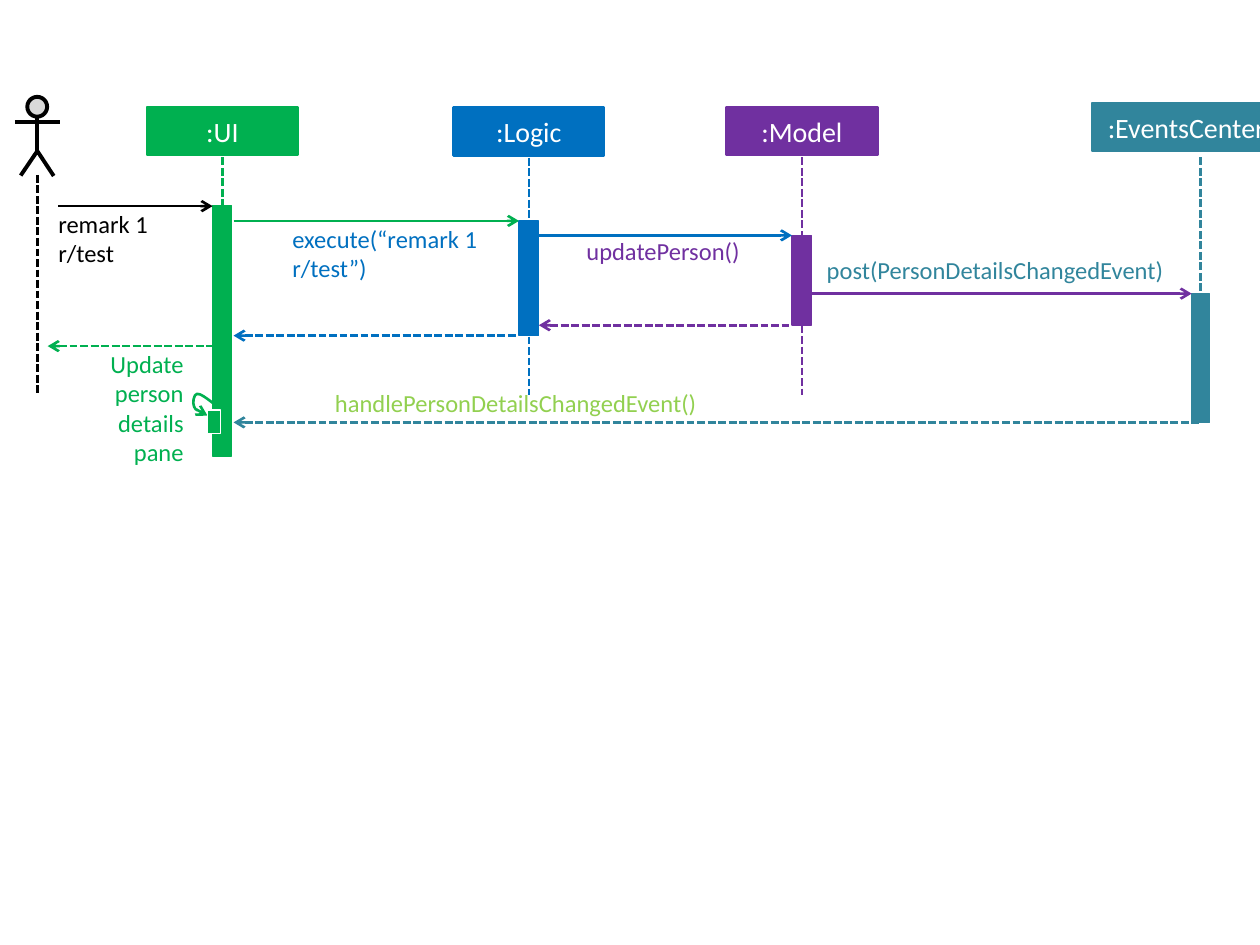
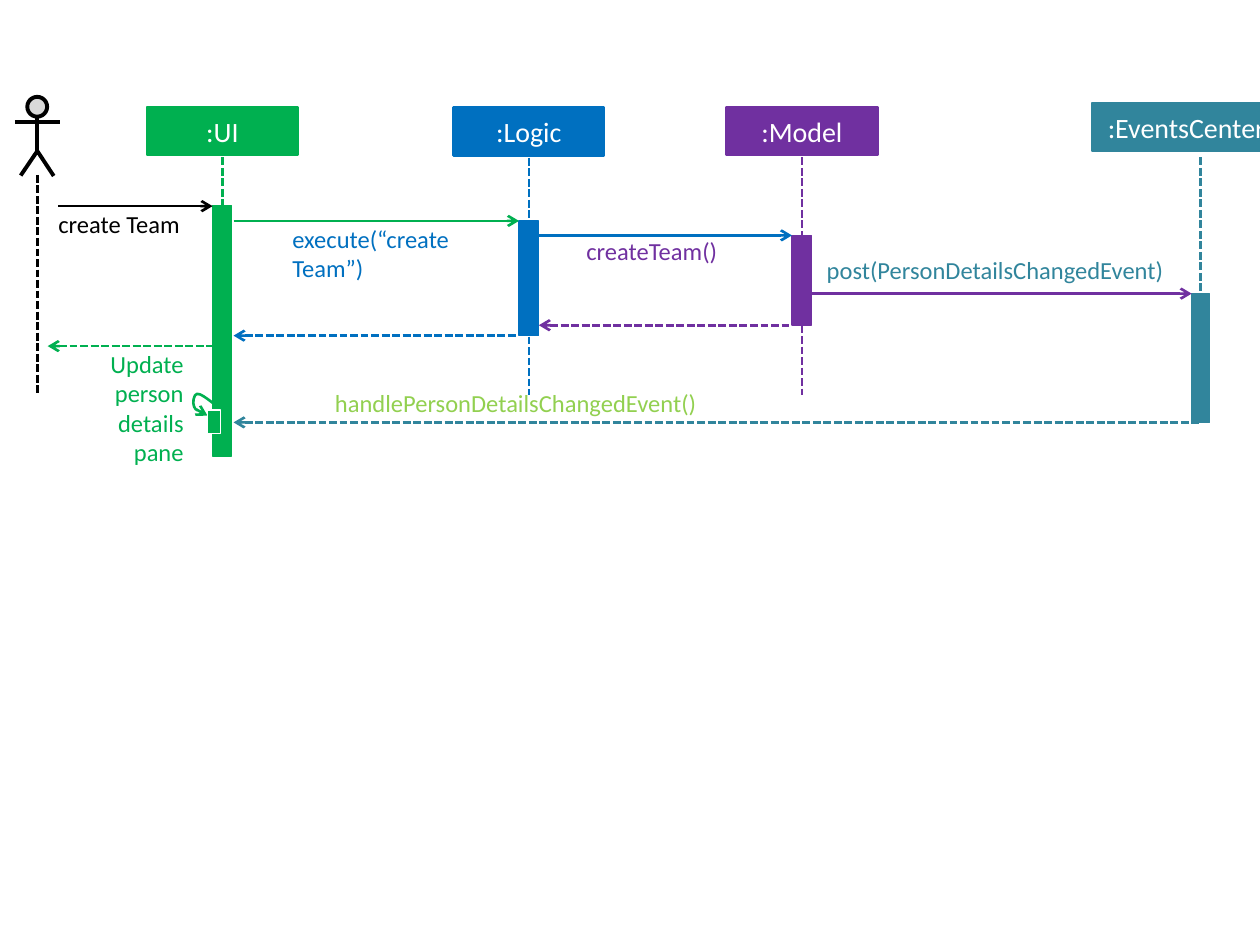
Before and after one commit to reposense/main, a slide deck: slide 1 of docs/diagrams/PlayerDetailsDiagram.pptx. Drawn at 1260x945 pixels with LibreOffice and Linux fonts; fonts in the diff are those of the drawing. Boxes give left, top, right and bottom in pixels: in the first picture for what was removed or moved away, otherwise in the second. Text is boxed around its words. In the diff, an @@ line names an element or a change of style, - is before the commit and + after.

```diff
--- a/docs/diagrams/PlayerDetailsDiagram.pptx
+++ b/docs/diagrams/PlayerDetailsDiagram.pptx
@@ text at bbox=[58, 217, 179, 233]: text changed @@
-remark 1 r/test
+create Team
@@ text at bbox=[292, 230, 449, 280]: text changed @@
-execute(“remark 1 r/test”)
+execute(“create Team”)
@@ text at bbox=[586, 242, 717, 263]: text changed @@
-updatePerson()
+createTeam()
```
Also in this commit, not shown: 6 other files.
